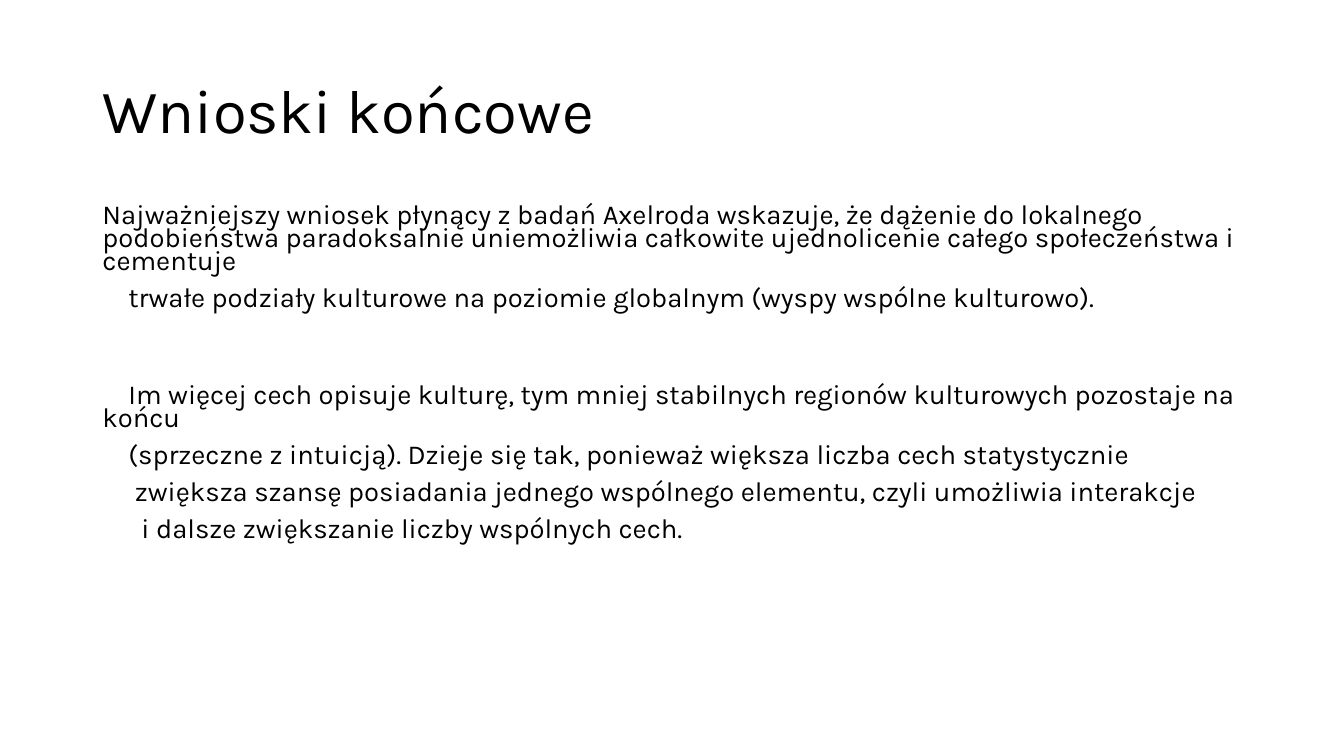
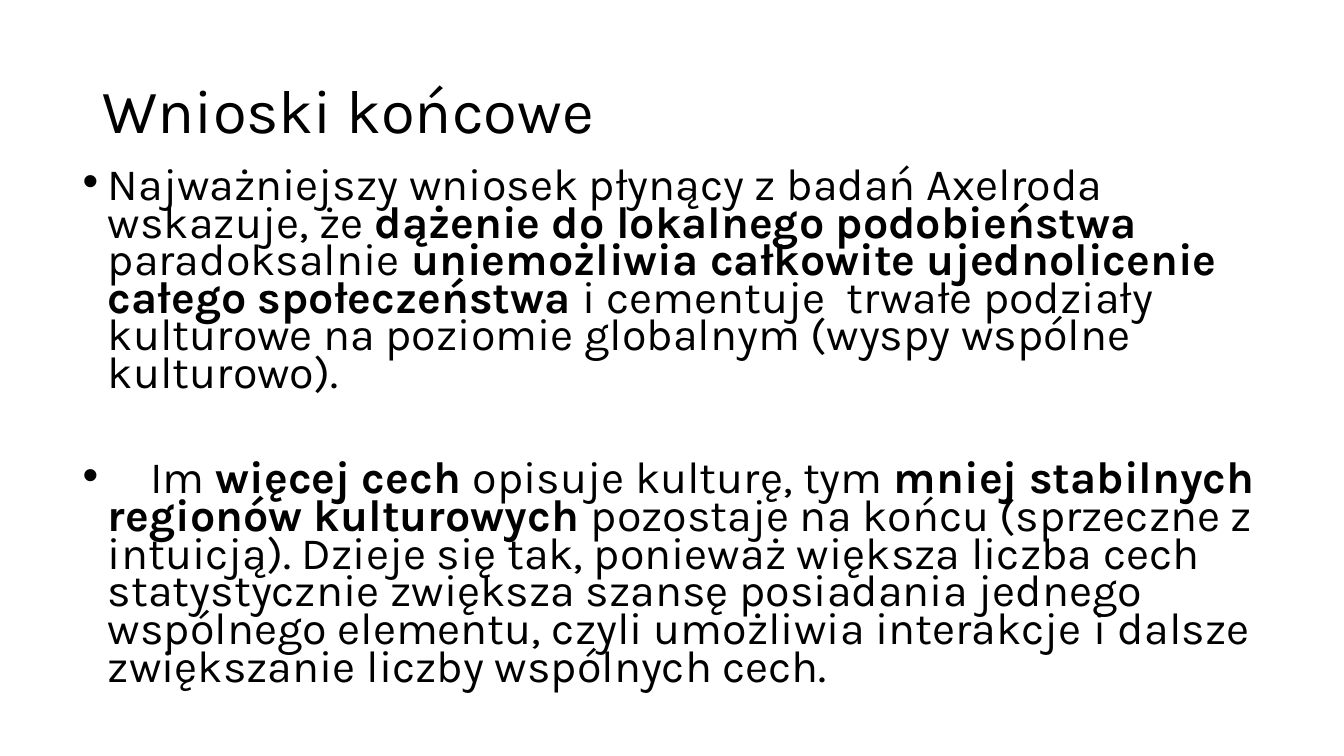
Before and after one commit to Karol-Garbaczewski/Axelrod_model, a slide deck: slide 11 of Model Axelroda prezentacja.pptx (slide 9 before the commit). Drawn at 1344x756 pixels with LibreOffice and Linux fonts; fonts in the diff are those of the drawing. Boxes give left, top, right and bottom in pixels: in the first picture for what was removed or moved away, otherwise in the second. Text is boxed around its words. In the diff, an @@ line names an element or a change of style, - is before the commit and + after.

```diff
--- a/Model Axelroda prezentacja.pptx
+++ b/Model Axelroda prezentacja.pptx
@@ text at bbox=[108, 165, 1254, 693]: text changed; size 19.6 to 32 pt @@
-Najważniejszy wniosek płynący z badań Axelroda wskazuje, że dążenie do lokalnego podobieństwa paradoksalnie uniemożliwia całkowite ujednolicenie całego społeczeństwa i cementuje
-trwałe podziały kulturowe na poziomie globalnym (wyspy wspólne kulturowo).
-Im więcej cech opisuje kulturę, tym mniej stabilnych regionów kulturowych pozostaje na końcu
-(sprzeczne z intuicją). Dzieje się tak, ponieważ większa liczba cech statystycznie
-zwiększa szansę posiadania jednego wspólnego elementu, czyli umożliwia interakcje
-i dalsze zwiększanie liczby wspólnych cech.
+• Najważniejszy wniosek płynący z badań Axelroda wskazuje, że dążenie do lokalnego podobieństwa paradoksalnie uniemożliwia całkowite ujednolicenie całego społeczeństwa i cementuje trwałe podziały kulturowe na poziomie globalnym (wyspy wspólne kulturowo).
+• Im więcej cech opisuje kulturę, tym mniej stabilnych regionów kulturowych pozostaje na końcu (sprzeczne z intuicją). Dzieje się tak, ponieważ większa liczba cech statystycznie zwiększa szansę posiadania jednego wspólnego elementu, czyli umożliwia interakcje i dalsze zwiększanie liczby wspólnych cech.
```
Also in this commit, not shown: 3 other slides changed, 5 slides added, 3 slides removed, 1 other file.
